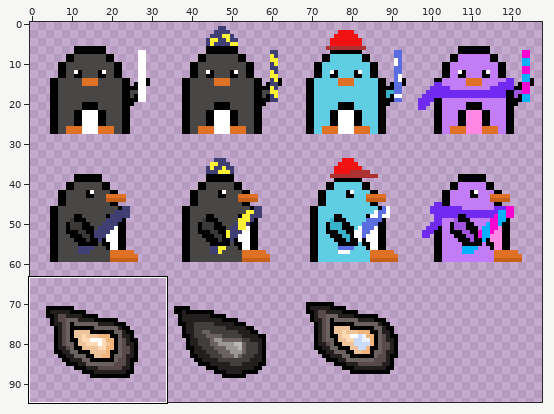
One commit to this pixel-art file: Personnages/Basic.aseprite. The picture above shows the old version from afar; the outline marks the close-up.
Close-up. Before:
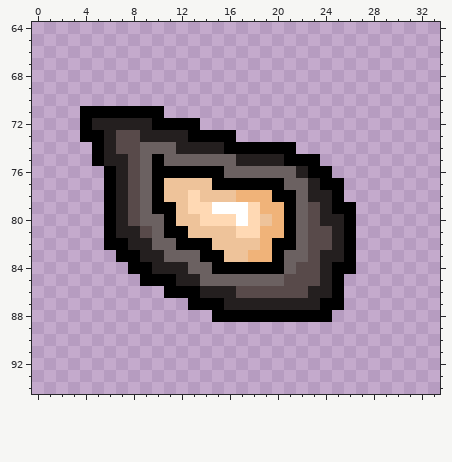
128x96 pixels, 1 frame. Colours within 5 levels of each other are drawn and written as one. Shown: x 0..33, y 64..94. The wide view leaves out empty margins.
The result:
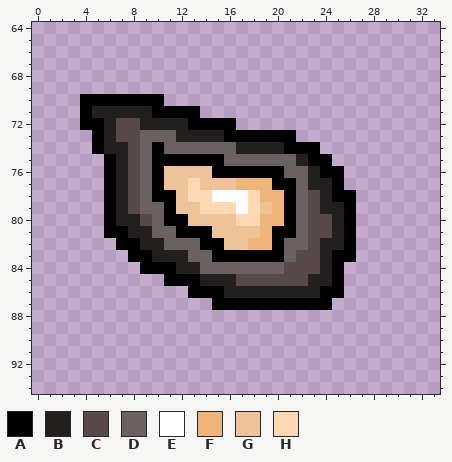
Palette (. is transparent): A #000000  B #241f1f  C #584a4a  D #6b6161  E #ffffff  F #f0b379  G #eec39a  H #ffd9b4
Change:
Layer "Oyster":
y 70: x 4..10 ....... -> AAAAAAA
y 71: x 5..9 AAAAA -> BBBBB; x 11..13 ... -> AAA
y 72: x 5 B -> A; x 7..8 BB -> CC; x 10..12 AAA -> BBB; x 14..16 ... -> AAA
y 73: x 4 A -> .; x 9..11 BBB -> DDD; x 13..15 AAA -> BBB; x 17..21 ..... -> AAAAA
y 74: x 7 C -> B; x 10 D -> A; x 12..20 BBBBAAAAA -> DDDDDBBBB; x 22..23 .. -> AA
y 75: x 5..6 AB -> .A; x 11..15 DDDDD -> AAAAA; x 17..22 BBBBAA -> DDDDDB; x 24 . -> A
y 76: x 11..14 AAAA -> GGGG; x 16..20 DDDDD -> AAAAA; x 22..23 BA -> DB; x 25 . -> A
y 77: x 13 G -> H; x 15..19 AAAAA -> GGFFF; x 21 D -> A; x 24 A -> B
y 78: x 11 G -> A; x 14..18 GGGFF -> HEEEH; x 20 A -> F; x 23 B -> C; x 26 . -> A
y 79: x 10 A -> D; x 13 H -> G; x 15..16 EE -> HH; x 19 F -> G; x 25 A -> B
y 80: x 8..9 CD -> BC; x 12 G -> A; x 14..17 HHHE -> GGGH; x 19 G -> F; x 24 B -> C
y 81: x 7 B -> A; x 9 C -> B; x 11 A -> D; x 13..14 GG -> AA; x 17..18 HH -> GG; x 20 F -> A
y 82: x 6 A -> .; x 8 B -> A; x 10 D -> B; x 12..13 AA -> DD; x 15 G -> A; x 18 G -> F; x 21 A -> D; x 24 C -> B
y 83: x 7 A -> .; x 9 B -> A; x 11..12 DD -> BB; x 14 A -> D; x 16..19 GGFF -> AAAA; x 22 D -> C; x 25 B -> A
y 84: x 8 A -> .; x 10..11 BB -> AA; x 13 D -> B; x 15..21 AAAAAAD -> DDDDDDC; x 26 A -> .
y 85: x 9..10 AA -> ..; x 12..20 BBDDDDDDD -> AABBBCCCC; x 23 C -> B
y 86: x 11..12 AA -> ..; x 14..15 BB -> AA; x 17..22 CCCCCC -> BBBBBB; x 24 B -> A
y 87: x 13..14 AA -> ..; x 16..23 BBBBBBBB -> AAAAAAAA; x 25 A -> .
y 88: x 15..24 AAAAAAAAAA -> ..........
Boxes around the changes in both close-ups, in picture pixels (x1, y1, x2, y2):
changed: (80, 94, 356, 322)
